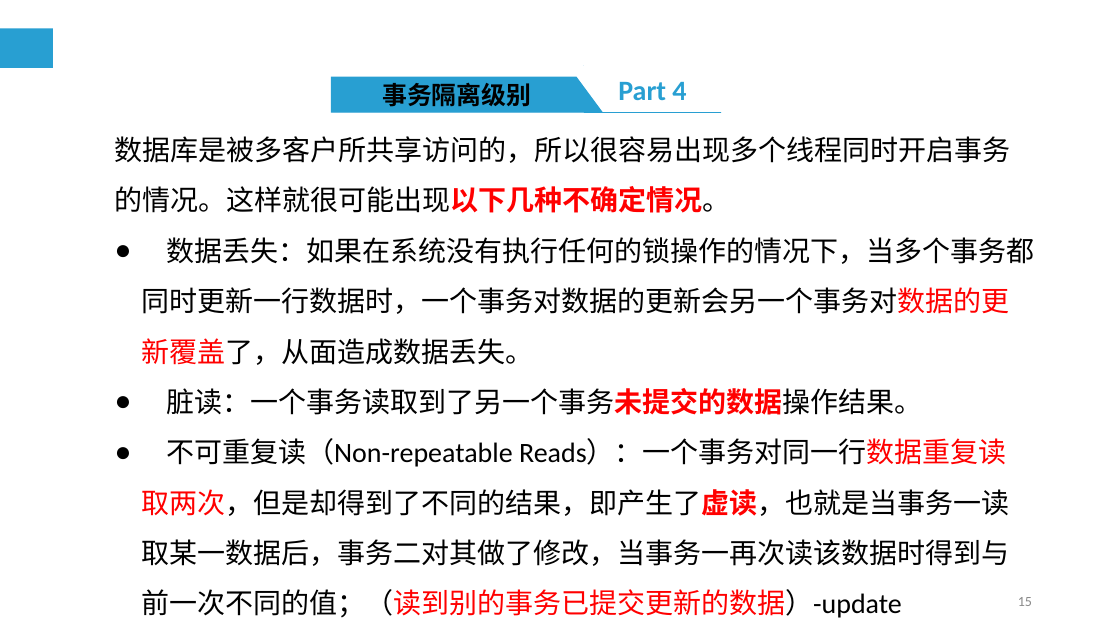
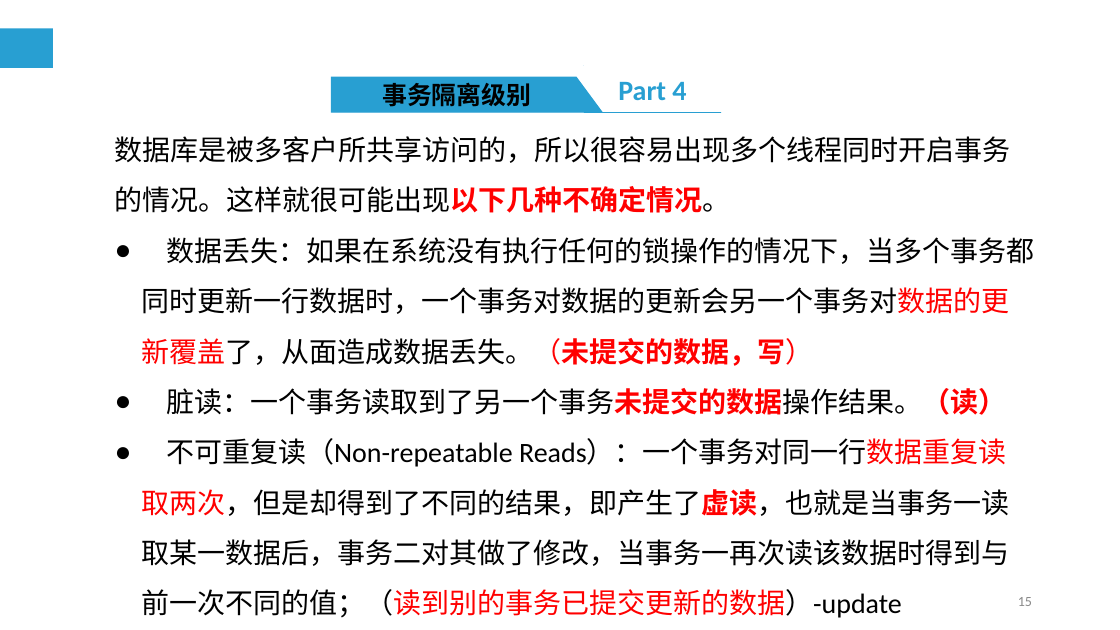
Before and after one commit to cqj726/mysql-s-PPT, a slide deck: slide 15 of PPT/第9章 MySQL编程基础（四）.ppt. Drawn at 1120x630 pixels with LibreOffice and Linux fonts; fonts in the diff are those of the drawing. Boxes give left, top, right and bottom in pixels: in the first picture for what was removed or moved away, otherwise in the second. Text is boxed around its words. In the diff, an @@ line names an element or a change of style, - is before the commit and + after.

Commit message:
第9章 ppt和example有更新！

```diff
--- a/PPT/第9章 MySQL编程基础（四）.ppt
+++ b/PPT/第9章 MySQL编程基础（四）.ppt
@@ text at box(141, 237, 1034, 415): text changed @@
-● 数据丢失：如果在系统没有执行任何的锁操作的情况下，当多个事务都同时更新一行数据时，一个事务对数据的更新会另一个事务对数据的更新覆盖了，从面造成数据丢失。
-● 脏读：一个事务读取到了另一个事务未提交的数据操作结果。
+● 数据丢失：如果在系统没有执行任何的锁操作的情况下，当多个事务都同时更新一行数据时，一个事务对数据的更新会另一个事务对数据的更新覆盖了，从面造成数据丢失。（未提交的数据，写）
+● 脏读：一个事务读取到了另一个事务未提交的数据操作结果。（读）
```
Also in this commit, not shown: 4 other slides changed, 2 slides added, 3 other files.
